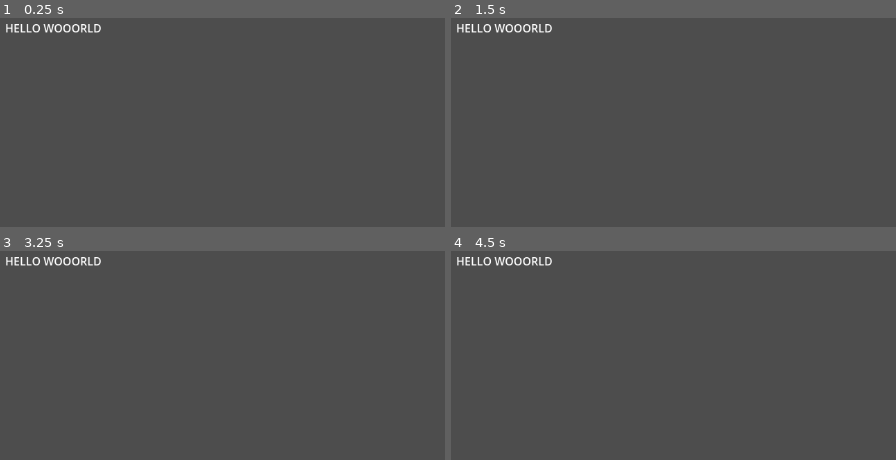
Above: before the commit, frames 1-4 (two rows, left to right).
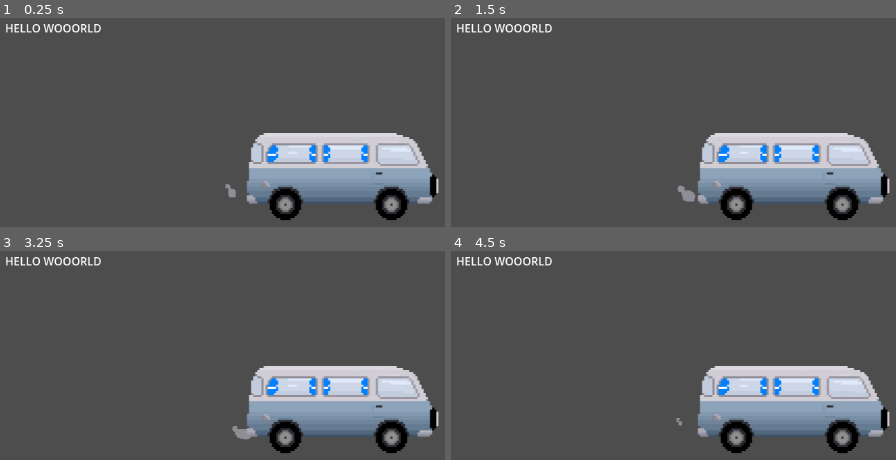
Above: after the commit, the same moments.

Repository: janachron/helloworld
Game: Godot game, scene res://Main.tscn
The game is run twice, just before and just after one commit, with the same random seed, the same clock (stepped at 60 frames per second) and the same inputs.
Inputs:
- Up to frame 1 (0.25 s): no input
- Up to frame 2 (1.5 s): no input
- Up to frame 3 (3.25 s): tap Enter at 2 s
- Up to frame 4 (4.5 s): no input

The runs differ from the first frame. In frame 1, 14% of the frame differs, in the area x 50-99%, y 55-97%; in frame 2, 14%, in the area x 51-99%, y 55-97%; in frame 3, 14%; in frame 4, 14%.

Commit message:
feat: add camper sprite and update web export

Diff:
--- a/Main.tscn
+++ b/Main.tscn
@@ -1,4 +1,42 @@
 [gd_scene format=3 uid="uid://dd2286kkfqu7h"]
+
+[ext_resource type="Texture2D" uid="uid://c1rc34uspf1s5" path="res://assets/sprites/camper1.png" id="1_glv2v"]
+
+[sub_resource type="AtlasTexture" id="AtlasTexture_uu6xs"]
+atlas = ExtResource("1_glv2v")
+region = Rect2(0, 0, 325, 144)
+
+[sub_resource type="AtlasTexture" id="AtlasTexture_r0du0"]
+atlas = ExtResource("1_glv2v")
+region = Rect2(0, 144, 325, 144)
+
+[sub_resource type="AtlasTexture" id="AtlasTexture_cm0pq"]
+atlas = ExtResource("1_glv2v")
+region = Rect2(0, 288, 325, 144)
+
+[sub_resource type="AtlasTexture" id="AtlasTexture_fos0i"]
+atlas = ExtResource("1_glv2v")
+region = Rect2(0, 432, 325, 144)
+
+[sub_resource type="SpriteFrames" id="SpriteFrames_3dxm6"]
+animations = [{
+"frames": [{
+"duration": 1.0,
+"texture": SubResource("AtlasTexture_uu6xs")
+}, {
+"duration": 1.0,
+"texture": SubResource("AtlasTexture_r0du0")
+}, {
+"duration": 1.0,
+"texture": SubResource("AtlasTexture_cm0pq")
+}, {
+"duration": 1.0,
+"texture": SubResource("AtlasTexture_fos0i")
+}],
+"loop": true,
+"name": &"default",
+"speed": 6.0
+}]
 
 [node name="Node2D" type="Node2D" unique_id=197038060]
 
@@ -8,3 +46,16 @@
 offset_right = 134.0
 offset_bottom = 124.0
 text = "HELLO WOOORLD"
+
+[node name="Sprite2D" type="Sprite2D" parent="." unique_id=393776724]
+position = Vector2(126, 239)
+texture = ExtResource("1_glv2v")
+flip_h = true
+hframes = 325
+vframes = 144
+
+[node name="AnimatedSprite2D" type="AnimatedSprite2D" parent="." unique_id=1166104791]
+position = Vector2(559, 321)
+sprite_frames = SubResource("SpriteFrames_3dxm6")
+autoplay = "default"
+frame_progress = 0.8834855
Binary file added: assets/sprites/camper1.png
Not shown, added: assets/sprites/camper1.png.import
Not shown, changed: docs/index.apple-touch-icon.png.import
Not shown, changed: docs/index.icon.png.import
Not shown, changed: docs/index.png.import
Not shown, removed: export/index.apple-touch-icon.png.import
Not shown, removed: export/index.icon.png.import
Not shown, removed: export/index.png.import
Not shown, changed: docs/index.html
Not shown, changed: docs/index.pck
Not shown, removed: export/index.apple-touch-icon.png
Not shown, removed: export/index.audio.position.worklet.js
(and 7 more such lines)
